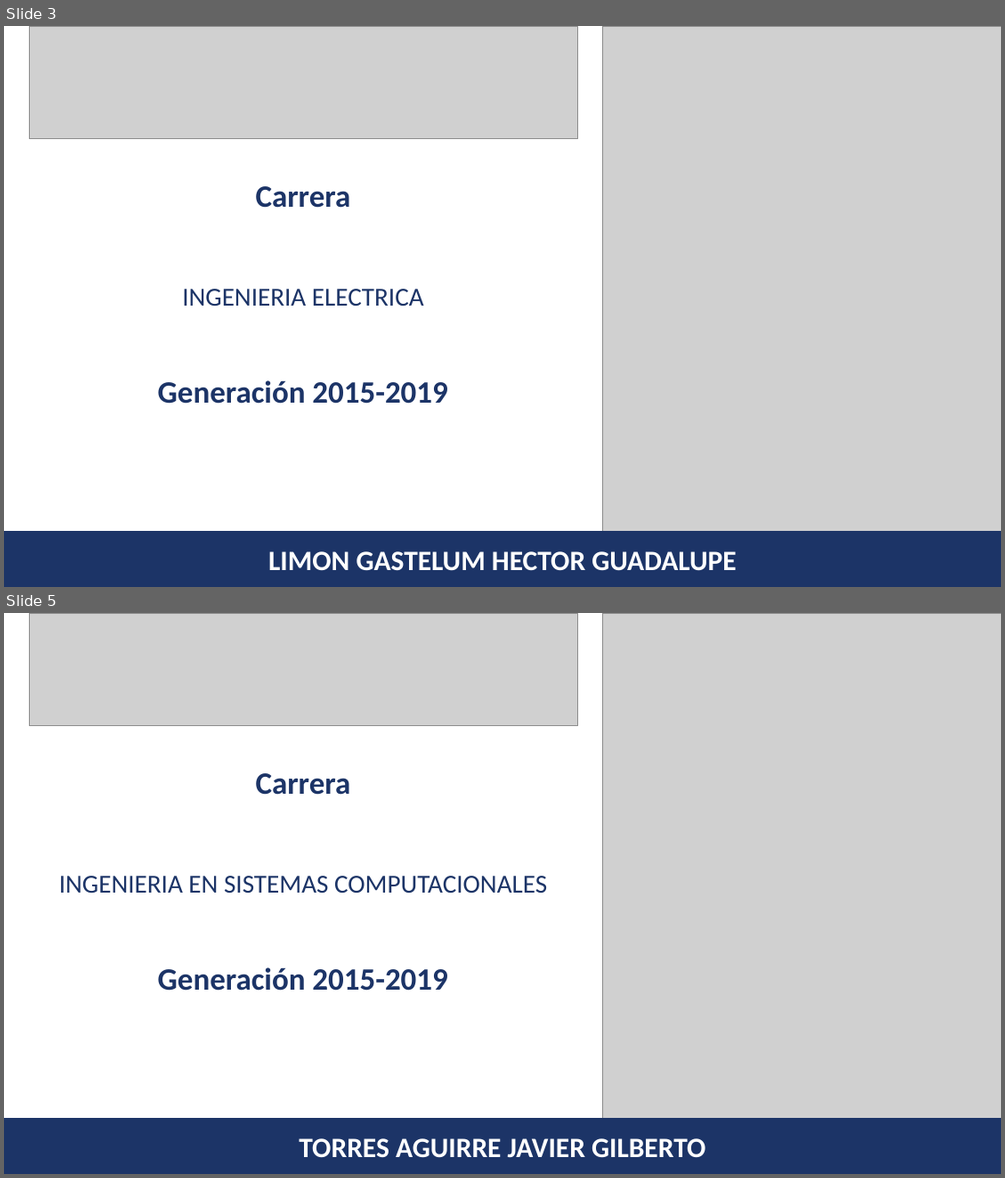
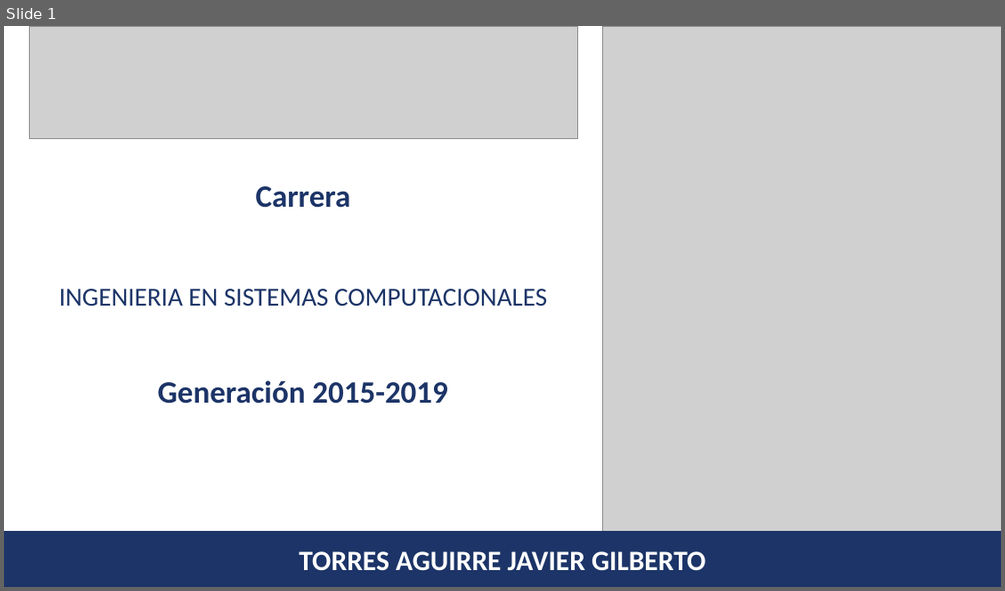
Before and after one commit to Suz8a/pptxGenerator, a slide deck: generator/INGENIERIA EN SISTEMAS COMPUTACIONALES.pptx. Shown one above the other, each under a label of ours: slides 3 and 5 before the commit, slide 1 after it; the slides between them are not shown. The pictures are 1005x1178 and 1005x591 pixels, drawn with LibreOffice and Linux fonts; fonts in the diff are those of the drawing; grey boxes stand for pictures. Boxes give left, top, right and bottom in pixels: in the first picture for what was removed or moved away, otherwise in the second. Text is boxed around its words. In the diff, an @@ line names an element or a change of style, - is before the commit and + after.

Commit message:
generates pptx by carrer

```diff
--- a/generator/INGENIERIA EN SISTEMAS COMPUTACIONALES.pptx
+++ b/generator/INGENIERIA EN SISTEMAS COMPUTACIONALES.pptx
@@ slide 3 removed at bbox=[4, 26, 1001, 587], background #FFFFFF @@
@@ picture removed at bbox=[29, 26, 577, 138] @@
@@ picture removed at bbox=[602, 26, 1001, 531] @@
@@ text removed at bbox=[256, 186, 351, 208] @@
-Carrera
@@ text removed at bbox=[182, 289, 424, 305] @@
-INGENIERIA ELECTRICA
@@ text removed at bbox=[158, 380, 447, 403] @@
-Generación 2015-2019
@@ rectangle removed at bbox=[4, 531, 1001, 587] @@
-LIMON GASTELUM HECTOR GUADALUPE
@@ what was slide 5 is now slide 1 @@
```
Also in this commit, not shown: 3 other slides removed, 3 other files.
